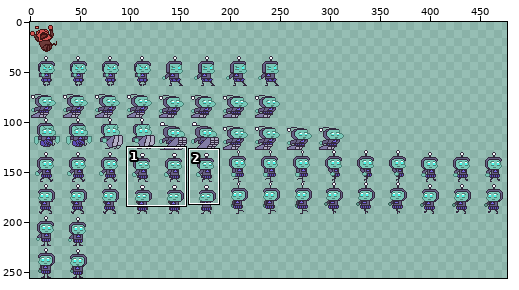
Sprite sheet -- Resources/Sprites/Entities/mc spritesheet.png. The picture above shows the old version from afar; the outline marks the close-up.
Close-up. Before the edit:
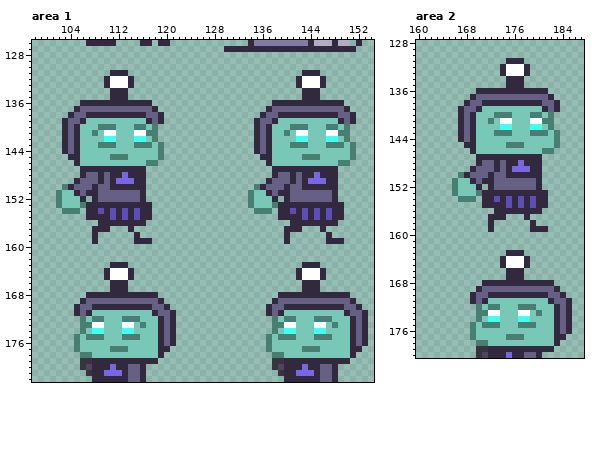
The file is 480x256 pixels. Colours within 5 levels of each other are drawn and written as one. Shown: area 1: x 98..154, y 126..182; area 2: x 160..187, y 128..180. The wide view leaves out empty margins. The commit also changed other parts of the picture, which this record leaves out.
New version:
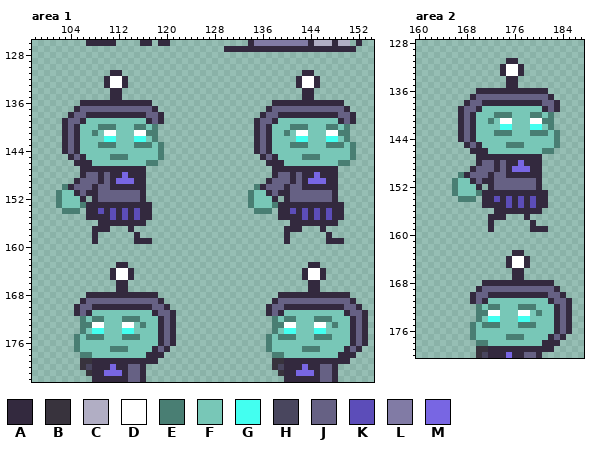
Palette (. is transparent): A #33293e  B #38333d  C #b1aec4  D #ffffff  E #497e73  F #78c7b7  G #43fff0  H #49465e  J #666184  K #5c4db9  L #817ba5  M #7866e3
The exact change:
Area 1:
y 131: x 113 A -> .; x 145 A -> .
y 132..133: x 113..114 DA -> A.; x 145..146 DA -> A.
y 134..135: x 113 A -> .; x 145 A -> .
y 145: x 105..106 AF -> JA; x 137..138 AF -> JA
y 146: x 106..107 FF -> AA; x 138..139 FF -> AA
y 163: x 111 A -> .; x 143 A -> .
y 164..165: x 110..111 AD -> .A; x 142..143 AD -> .A
y 166..167: x 111 A -> .; x 143 A -> .
y 177: x 118..119 FA -> AJ; x 150..151 FA -> AJ
y 178: x 117..118 FF -> AA; x 149..150 FF -> AA
Area 2:
y 131: x 177 A -> .
y 132..133: x 177..178 DA -> A.
y 134..135: x 177 A -> .
y 145: x 169..170 AF -> JA
y 146: x 170..171 FF -> AA
y 163: x 175 A -> .
y 164..165: x 174..175 AD -> .A
y 166..167: x 175 A -> .
y 177: x 182..183 FA -> AJ
y 178: x 181..182 FF -> AA
